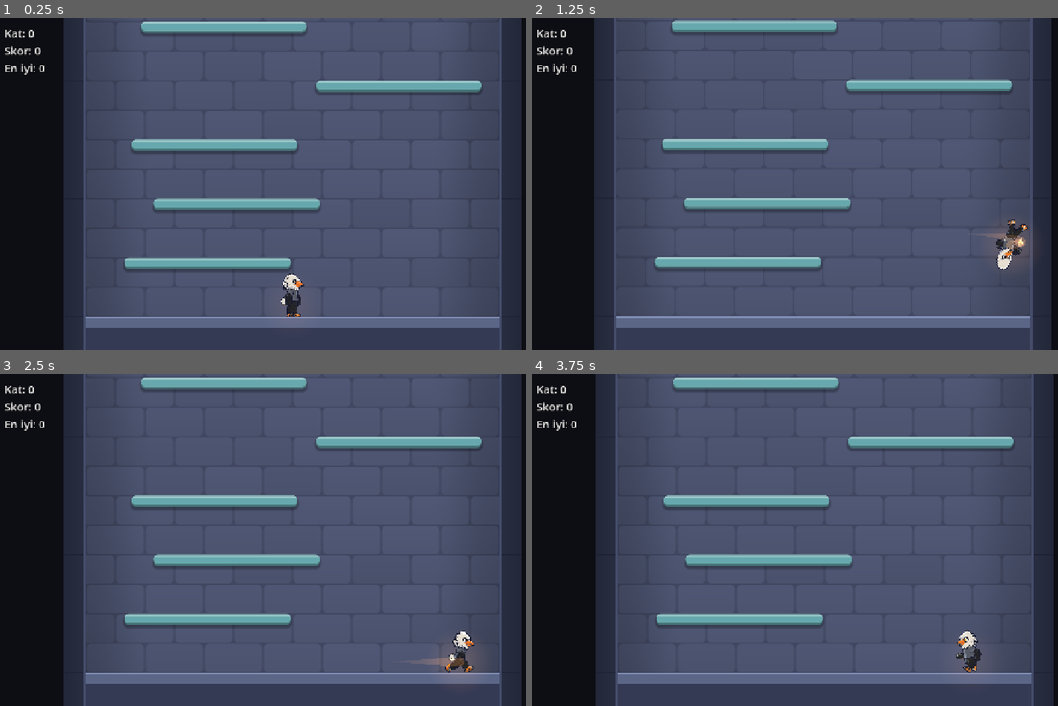
Above: before the commit, frames 1-4 (two rows, left to right).
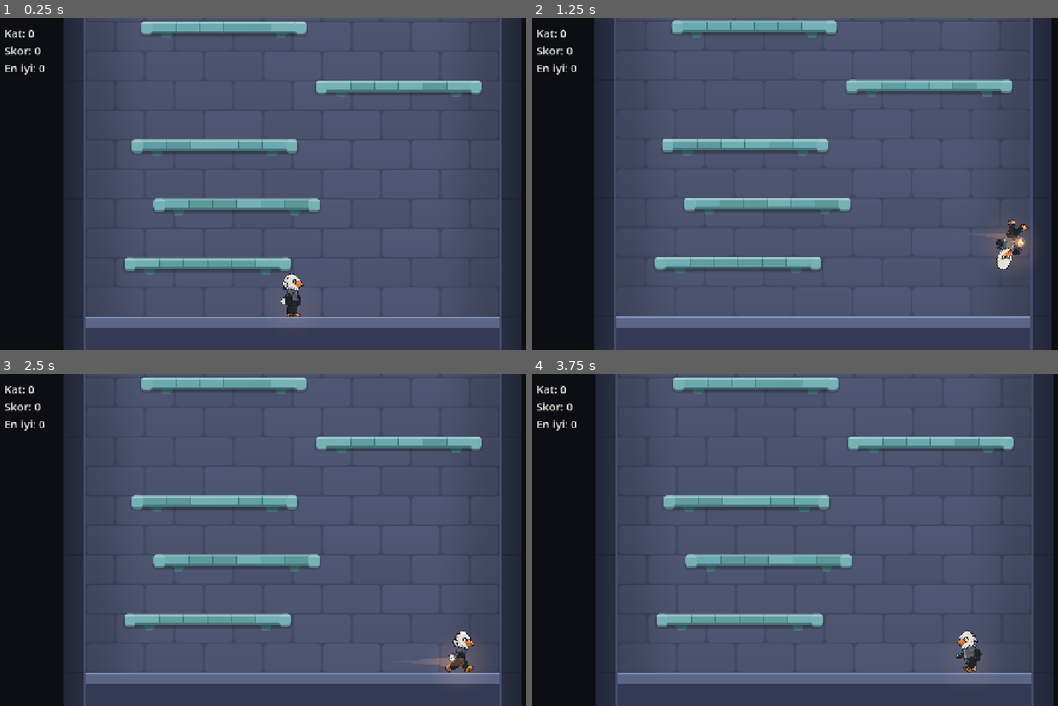
Above: after the commit, the same moments.

Repository: tahapek5454/Tower-Climb
Game: Godot game, scene res://scenes/main.tscn
Same seed, same stepped clock (60 frames per second), same inputs: the game is played once before the commit and once after it.
Inputs (mouse positions are in pixels of both pictures, inside the frame that each line leads up to):
- Up to frame 1 (0.25 s): no input
- Up to frame 2 (1.25 s): tap Enter at 0.5 s; move the mouse to (952, 167) at 0.52 s; hold Right (move_right) from 0.53 s (still down); hold Shift from 0.53 s (still down); click (952, 167) at 0.67 s; tap Space (jump) at 0.77, 1.07 s
- Up to frame 3 (2.5 s): release Right (move_right) at 1.25 s; release Shift at 1.25 s; drag from (173, 556) to (263, 606) at 1.27 s; move the mouse to (352, 466) at 2.02 s; hold Right (move_right) from 2.03 s (still down); tap Ctrl at 2.1 s
- Up to frame 4 (3.75 s): release Right (move_right) at 2.75 s; drag from (795, 606) to (647, 490) at 2.77 s; move the mouse to (1000, 589) at 3.52 s; hold Left (move_left) from 3.53 s (still down); tap Alt at 3.6 s

The runs differ from the first frame. In frame 1, 0.7% of the frame differs, in the area x 23-92%, y 1-78%; in frame 2, 0.7%; in frame 3, 0.7%; in frame 4, 0.7%.

Commit message:
feat: detaylı taş platform (başlık taşları, bloklar, destekler) (Aşama 4, madde 4b)
Co-Authored-By: Claude Fable 5.2 <noreply@anthropic.com>

Diff:
--- a/scripts/tuning.gd
+++ b/scripts/tuning.gd
@@ -44,7 +44,7 @@
 
 # --- Platform görünümü (görsel; scripts/world/platform_visual.gd) ---
 ## Köşe yuvarlaklığı (px).
-const PLATFORM_CORNER_RADIUS: float = 9.0
+const PLATFORM_CORNER_RADIUS: float = 7.0
 ## Üstteki açık şeridin ve alttaki koyu kenarın kalınlığı (px); ne kadar açık/koyu oldukları.
 const PLATFORM_TOP_HEIGHT: float = 5.0
 const PLATFORM_UNDERSIDE_HEIGHT: float = 5.0
@@ -54,6 +54,22 @@
 const PLATFORM_SHADOW_SIZE: float = 5.0
 const PLATFORM_SHADOW_OFFSET: float = 5.0
 const PLATFORM_SHADOW_ALPHA: float = 0.28
+## Uçlardaki başlık taşları: genişlik, levhadan aşağı taşma (px) ve gövdeye göre ne kadar açık.
+const PLATFORM_CAP_WIDTH: float = 24.0
+const PLATFORM_CAP_DROP: float = 5.0
+const PLATFORM_CAP_LIGHTEN: float = 0.10
+## Aradaki taşların yaklaşık boyu (px; genişliğe tam bölünecek şekilde ayarlanır) ve ton farkı (±oran).
+const PLATFORM_STONE_LENGTH: float = 52.0
+const PLATFORM_STONE_VARIATION: float = 0.11
+## Taşlar arası derz: kalınlık (px) ve koyuluk.
+const PLATFORM_JOINT_WIDTH: float = 2.0
+const PLATFORM_JOINT_DARKEN: float = 0.32
+## Alttaki destek taşları: üst genişlik, yükseklik, başlıktan içeri mesafe (px), alt/üst genişlik oranı, koyuluk.
+const PLATFORM_CORBEL_WIDTH: float = 32.0
+const PLATFORM_CORBEL_HEIGHT: float = 12.0
+const PLATFORM_CORBEL_INSET: float = 14.0
+const PLATFORM_CORBEL_TAPER: float = 0.5
+const PLATFORM_CORBEL_DARKEN: float = 0.30
 
 # --- Karakter ---
 const PLAYER_WIDTH: float = 32.0
--- a/scripts/world/platform.gd
+++ b/scripts/world/platform.gd
@@ -28,7 +28,8 @@
 
 	var visual := PlatformVisual.new()
 	visual.name = "Visual"
-	visual.setup(width, WorldPalette.PLATFORM_SECTION if is_section else WorldPalette.PLATFORM)
+	visual.setup(width, WorldPalette.PLATFORM_SECTION if is_section else WorldPalette.PLATFORM,
+			floor_number)
 	add_child(visual)
 
 
--- a/scripts/world/platform_visual.gd
+++ b/scripts/world/platform_visual.gd
@@ -1,45 +1,101 @@
 class_name PlatformVisual
 extends Node2D
-## Platformun görüntüsü: yuvarlak köşeli levha, üstte açık şerit, altta koyu kenar ve hafif gölge.
+## Platformun görüntüsü (taş kule teması): yontma taşlardan örülmüş levha.
+## Uçlarda biraz daha kalın başlık taşları, arada tonu hafifçe değişen taşlar ve derzler,
+## altta küçük destek konsolları, arka duvara düşen hafif gölge.
 ## Orijin üst yüzeyin ortasında (Platform ile aynı). Sadece çizim; çarpışma Platform'da.
+## Her genişliğe kendiliğinden uyar: taş sayısı genişlikten hesaplanır.
 
-var _layers: Array[StyleBoxFlat] = []
-var _rects: Array[Rect2] = []
+var _width: float = 0.0
+var _color: Color = Color.WHITE
+var _variation_seed: int = 0
 
 
-## add_child'dan önce çağrılır.
-func setup(width: float, color: Color) -> void:
-	var thickness: float = Tuning.PLATFORM_THICKNESS
-	var radius: int = int(Tuning.PLATFORM_CORNER_RADIUS)
-	var top_height: float = Tuning.PLATFORM_TOP_HEIGHT
-	var body_bottom: float = thickness - Tuning.PLATFORM_UNDERSIDE_HEIGHT
-	var left: float = -width * 0.5
-
-	# Alt kenar: tüm levha koyu renkte çizilir, üstüne gelen katmanlar altta ince bir kenar bırakır.
-	var underside: StyleBoxFlat = _make_layer(color.darkened(Tuning.PLATFORM_UNDERSIDE_DARKEN),
-			radius, radius)
-	underside.shadow_color = Color(0.0, 0.0, 0.0, Tuning.PLATFORM_SHADOW_ALPHA)
-	underside.shadow_size = int(Tuning.PLATFORM_SHADOW_SIZE)
-	underside.shadow_offset = Vector2(0.0, Tuning.PLATFORM_SHADOW_OFFSET)
-	_add_layer(underside, Rect2(left, 0.0, width, thickness))
-
-	# Üst şerit: gövdenin tamamı açık renkte, asıl renk bunun üstüne biraz aşağıdan başlar.
-	_add_layer(_make_layer(color.lightened(Tuning.PLATFORM_TOP_LIGHTEN), radius, radius),
-			Rect2(left, 0.0, width, body_bottom))
-
-	var inner_radius: int = maxi(radius - int(top_height), 0)
-	_add_layer(_make_layer(color, inner_radius, radius),
-			Rect2(left, top_height, width, body_bottom - top_height))
+## add_child'dan önce çağrılır. variation_seed: taş tonlarının rastgeleliği (ör. kat numarası).
+func setup(width: float, color: Color, variation_seed: int) -> void:
+	_width = width
+	_color = color
+	_variation_seed = variation_seed
 
 
 func _draw() -> void:
-	for i: int in _layers.size():
-		draw_style_box(_layers[i], _rects[i])
+	var thickness: float = Tuning.PLATFORM_THICKNESS
+	var left: float = -_width * 0.5
+	var cap_width: float = minf(Tuning.PLATFORM_CAP_WIDTH, _width * 0.5)
+	var cap_size := Vector2(cap_width, thickness + Tuning.PLATFORM_CAP_DROP)
+
+	_draw_corbels(thickness, cap_width)
+	_draw_block(Rect2(left, 0.0, _width, thickness), _color, true)
+	_draw_stones(left + cap_width, _width - cap_width * 2.0, thickness)
+	var cap_color: Color = _color.lightened(Tuning.PLATFORM_CAP_LIGHTEN)
+	_draw_block(Rect2(Vector2(left, 0.0), cap_size), cap_color, false)
+	_draw_block(Rect2(Vector2(-left - cap_width, 0.0), cap_size), cap_color, false)
 
 
-func _add_layer(layer: StyleBoxFlat, rect: Rect2) -> void:
-	_layers.append(layer)
-	_rects.append(rect)
+## Yuvarlak köşeli taş blok: koyu alt kenar (+ istenirse gölge), açık üst şerit, gövde.
+func _draw_block(rect: Rect2, color: Color, with_shadow: bool) -> void:
+	var radius: int = int(Tuning.PLATFORM_CORNER_RADIUS)
+	var top_height: float = Tuning.PLATFORM_TOP_HEIGHT
+	var body_height: float = rect.size.y - Tuning.PLATFORM_UNDERSIDE_HEIGHT
+
+	var underside: StyleBoxFlat = _make_layer(color.darkened(Tuning.PLATFORM_UNDERSIDE_DARKEN),
+			radius, radius)
+	if with_shadow:
+		underside.shadow_color = Color(0.0, 0.0, 0.0, Tuning.PLATFORM_SHADOW_ALPHA)
+		underside.shadow_size = int(Tuning.PLATFORM_SHADOW_SIZE)
+		underside.shadow_offset = Vector2(0.0, Tuning.PLATFORM_SHADOW_OFFSET)
+	draw_style_box(underside, rect)
+
+	# Üst şerit: gövdenin tamamı açık renkte, asıl renk bunun üstüne biraz aşağıdan başlar.
+	draw_style_box(_make_layer(color.lightened(Tuning.PLATFORM_TOP_LIGHTEN), radius, radius),
+			Rect2(rect.position, Vector2(rect.size.x, body_height)))
+	var inner_radius: int = maxi(radius - int(top_height), 0)
+	draw_style_box(_make_layer(color, inner_radius, radius),
+			Rect2(rect.position + Vector2(0.0, top_height),
+			Vector2(rect.size.x, body_height - top_height)))
+
+
+## Başlıklar arasındaki taşlar: her biri hafif farklı tonda, aralarında koyu derz.
+func _draw_stones(start_x: float, span: float, thickness: float) -> void:
+	if span <= 0.0:
+		return
+	var top_height: float = Tuning.PLATFORM_TOP_HEIGHT
+	var body_height: float = thickness - Tuning.PLATFORM_UNDERSIDE_HEIGHT - top_height
+	var count: int = maxi(1, roundi(span / Tuning.PLATFORM_STONE_LENGTH))
+	var stone_width: float = span / float(count)
+	var rng := RandomNumberGenerator.new()
+	rng.seed = hash(_variation_seed)
+
+	for i: int in count:
+		var tone: float = rng.randf_range(-1.0, 1.0) * Tuning.PLATFORM_STONE_VARIATION
+		var stone_color: Color = _color.lightened(tone) if tone > 0.0 else _color.darkened(-tone)
+		draw_rect(Rect2(start_x + stone_width * i, top_height, stone_width, body_height), stone_color)
+
+	var joint_width: float = Tuning.PLATFORM_JOINT_WIDTH
+	var joint_color: Color = _color.darkened(Tuning.PLATFORM_JOINT_DARKEN)
+	for i: int in range(1, count):
+		var x: float = start_x + stone_width * i - joint_width * 0.5
+		# Üst şeritte küçük bir çentik, altında koyu derz.
+		draw_rect(Rect2(x, 0.0, joint_width, top_height), _color)
+		draw_rect(Rect2(x, top_height, joint_width, thickness - top_height), joint_color)
+
+
+## Levhanın altında, iki uca yakın küçük destek taşları (aşağı doğru daralan).
+func _draw_corbels(thickness: float, cap_width: float) -> void:
+	var half_top: float = Tuning.PLATFORM_CORBEL_WIDTH * 0.5
+	var center_x: float = _width * 0.5 - cap_width - Tuning.PLATFORM_CORBEL_INSET - half_top
+	if center_x < half_top:
+		return
+	var half_bottom: float = half_top * Tuning.PLATFORM_CORBEL_TAPER
+	var top_y: float = thickness - Tuning.PLATFORM_UNDERSIDE_HEIGHT
+	var bottom_y: float = thickness + Tuning.PLATFORM_CORBEL_HEIGHT
+	var color: Color = _color.darkened(Tuning.PLATFORM_CORBEL_DARKEN)
+	for side: float in [-1.0, 1.0]:
+		var x: float = center_x * side
+		draw_colored_polygon(PackedVector2Array([
+			Vector2(x - half_top, top_y), Vector2(x + half_top, top_y),
+			Vector2(x + half_bottom, bottom_y), Vector2(x - half_bottom, bottom_y),
+		]), color)
 
 
 func _make_layer(color: Color, top_radius: int, bottom_radius: int) -> StyleBoxFlat:
Not shown, changed: docs/PROGRESS.md
